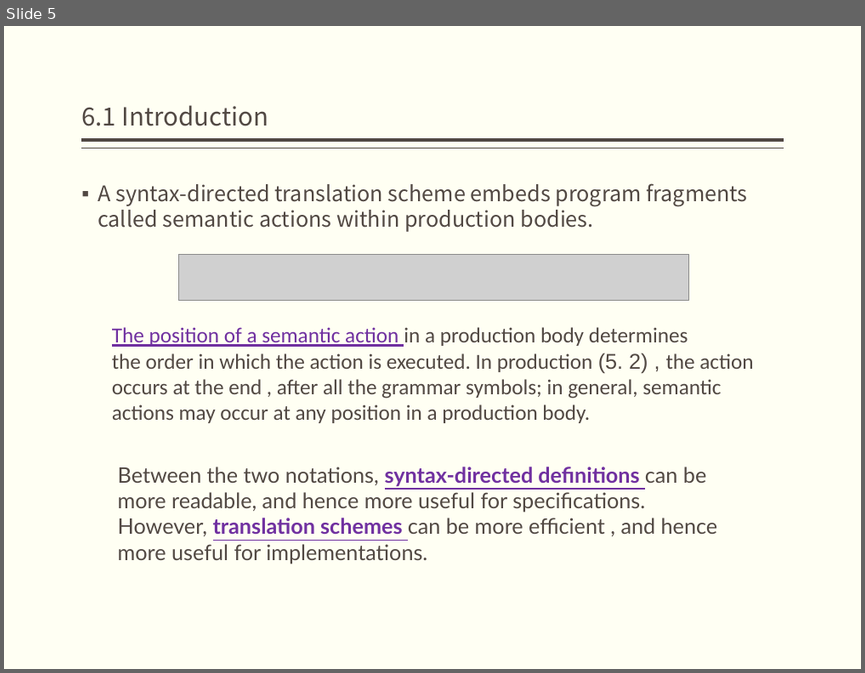
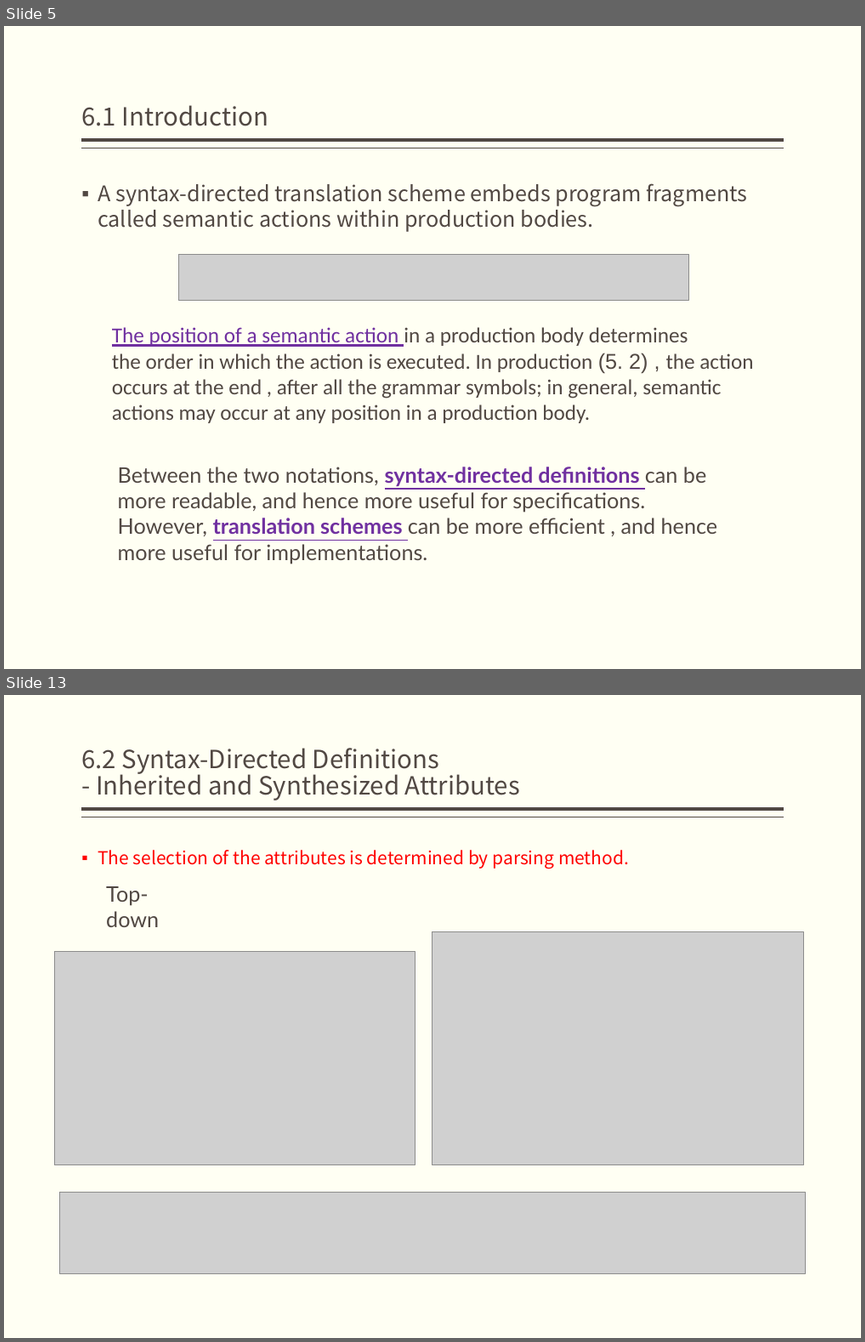
Before and after one commit to bonkboykz/jz81.github.io, a slide deck: course/compiler/LectureNotes/(Spring2017)Lecture6.pptx. Shown one above the other, each under a label of ours: slide 5 before the commit, slides 5 and 13 after it; the slides between them are not shown. The pictures are 865x673 and 865x1342 pixels, drawn with LibreOffice and Linux fonts; fonts in the diff are those of the drawing; grey boxes stand for pictures. Boxes give left, top, right and bottom in pixels: in the first picture for what was removed or moved away, otherwise in the second. Text is boxed around its words. In the diff, an @@ line names an element or a change of style, - is before the commit and + after.

```diff
--- a/course/compiler/LectureNotes/(Spring2017)Lecture6.pptx
+++ b/course/compiler/LectureNotes/(Spring2017)Lecture6.pptx
@@ slide 13 added at (x1=4, y1=695, x2=861, y2=1338), background #FFFFF3; not listed: 2 template elements that a slide beside it also shows @@
@@ title added at (x1=81, y1=748, x2=520, y2=800), 21 pt, text #514843 @@
+6.2 Syntax-Directed Definitions
+- Inherited and Synthesized Attributes
@@ text added at (x1=98, y1=850, x2=629, y2=868), 15 pt, text #FF0000 @@
+▪ The selection of the attributes is determined by parsing method.
@@ text added at (x1=106, y1=886, x2=159, y2=927), 18 pt, text #514843 @@
+Top-down
@@ picture added at (x1=432, y1=931, x2=804, y2=1164) @@
@@ picture added at (x1=54, y1=951, x2=415, y2=1165) @@
@@ picture added at (x1=60, y1=1192, x2=805, y2=1273) @@
```
Also in this commit, not shown: 2 slides changed, 13 other slides added.
